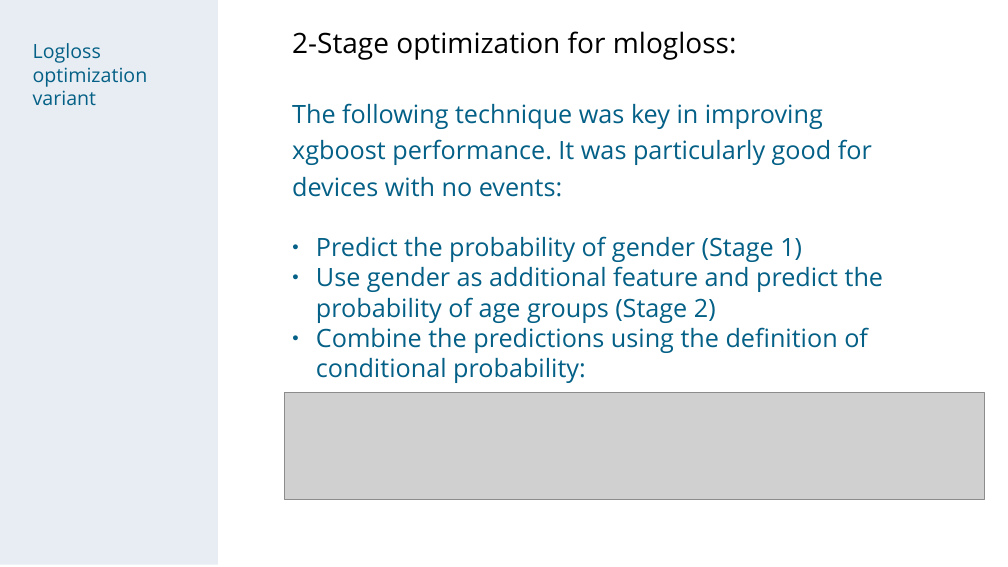
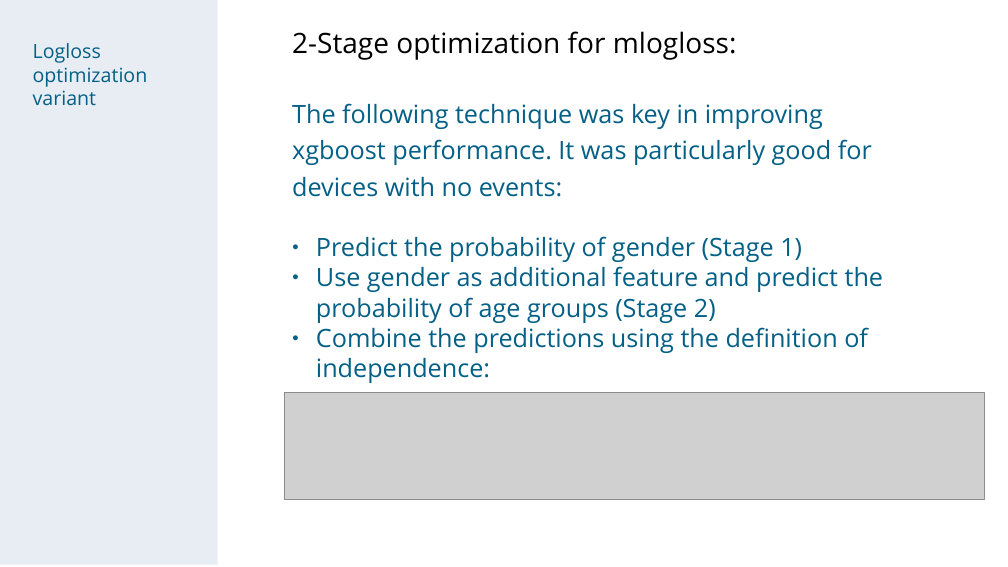
Before and after one commit to chechir/talking_data, a slide deck: slide 13 of brussels/deck_overview_detail.odp (slide 14 before the commit). Drawn at 1008x567 pixels with LibreOffice and Linux fonts; fonts in the diff are those of the drawing; grey boxes stand for pictures. Boxes give left, top, right and bottom in pixels: in the first picture for what was removed or moved away, otherwise in the second. Text is boxed around its words. In the diff, an @@ line names an element or a change of style, - is before the commit and + after.

```diff
--- a/brussels/deck_overview_detail.odp
+++ b/brussels/deck_overview_detail.odp
@@ text at (x1=316, y1=327, x2=868, y2=383): text changed @@
-● Combine the predictions using the definition of conditional probability:
+● Combine the predictions using the definition of independence:
```
Also in this commit, not shown: 7 other slides changed, 3 slides added, 5 slides removed, 1 other file.
